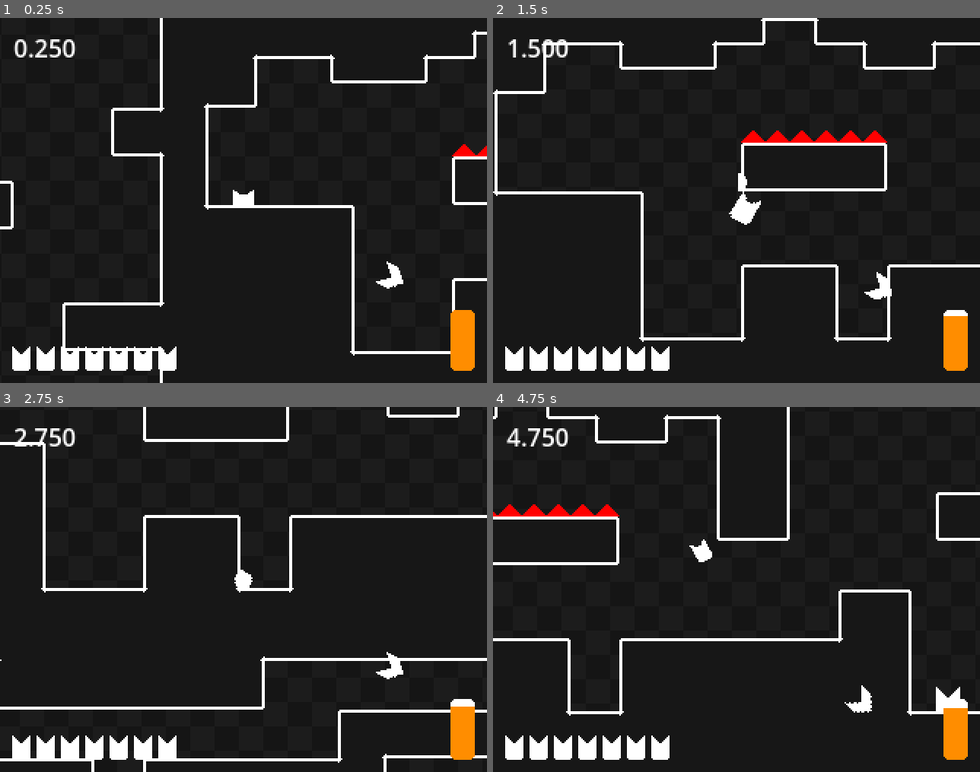
Above: before the commit, frames 1-4 (two rows, left to right).
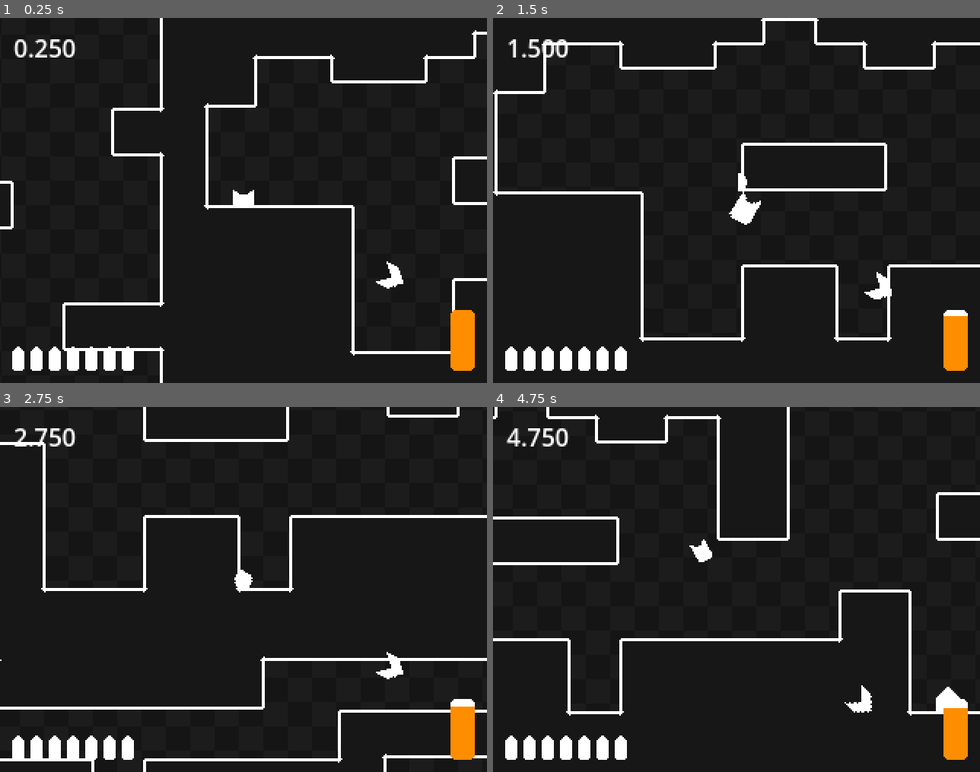
Above: after the commit, the same moments.

Repository: deltea/Gravity
Game: Godot game, scene res://main.tscn
Two runs of this game, one before a commit and one after it. Both use one fixed random seed, a clock stepped at 60 frames per second and the inputs below.
Inputs:
- Up to frame 1 (0.25 s): no input
- Up to frame 2 (1.5 s): hold D (right) from 0.53 s (still down); tap Shift (fly) at 0.6, 1.35 s; tap Space (jump) at 0.77 s
- Up to frame 3 (2.75 s): tap Space (jump) at 1.52 s; release D (right) at 2.03 s; hold A (left) from 2.03 s (still down); tap Shift (fly) at 2.1 s
- Up to frame 4 (4.75 s): release A (left) at 2.78 s; hold D (right) 2.78-4.28 s; tap Shift (fly) at 2.85, 3.6, 4.35 s; tap Space (jump) at 3.02, 3.77, 4.52 s; hold A (left) from 4.28 s (still down)

The runs differ from the first frame. In frame 1, 1.2% of the frame differs, in the area x 2-100%, y 34-97%; in frame 2, 1.7%, in the area x 2-81%, y 30-97%; in frame 3, 1.1%; in frame 4, 1.7%.

Commit message:
😿 change cats to obelisks

Diff:
--- a/main.tscn
+++ b/main.tscn
@@ -11,10 +11,6 @@
 [ext_resource type="Texture2D" uid="uid://dikcgwleyh6kt" path="res://assets/target-ui.png" id="4_xr73o"]
 [ext_resource type="Script" path="res://timer.gd" id="7_ogbqq"]
 [ext_resource type="PackedScene" uid="uid://ducsoj3lu5jvu" path="res://target.tscn" id="7_vljsy"]
-[ext_resource type="PackedScene" uid="uid://b70w6mq5cvejx" path="res://lava.tscn" id="12_1o33n"]
-
-[sub_resource type="Environment" id="Environment_or4hx"]
-glow_enabled = true
 
 [sub_resource type="SystemFont" id="SystemFont_2cpnj"]
 font_names = PackedStringArray("Pixellari")
@@ -608,9 +604,6 @@
 target_ui_lit = ExtResource("4_xr73o")
 target_ui_unlit = ExtResource("3_fas2k")
 
-[node name="WorldEnvironment" type="WorldEnvironment" parent="."]
-environment = SubResource("Environment_or4hx")
-
 [node name="CanvasLayer" type="CanvasLayer" parent="."]
 
 [node name="Stamina" type="TextureProgressBar" parent="CanvasLayer"]
@@ -705,13 +698,4 @@
 
 [node name="Danger" type="Node" parent="World"]
 
-[node name="Lava" parent="World/Danger" instance=ExtResource("12_1o33n")]
-position = Vector2(192, 96)
-
-[node name="Lava2" parent="World/Danger" instance=ExtResource("12_1o33n")]
-position = Vector2(224, 96)
-
-[node name="Lava3" parent="World/Danger" instance=ExtResource("12_1o33n")]
-position = Vector2(256, 96)
-
 [node name="Powerups" type="Node" parent="World"]
Binary file changed: assets/target-ground.png
Binary file changed: assets/target-ui-unlit.png
Binary file changed: assets/target-ui.png
Binary file changed: assets/target-unlit.png
Binary file changed: assets/target.png
Not shown: 1 places in main.tscn that only renumber resources
